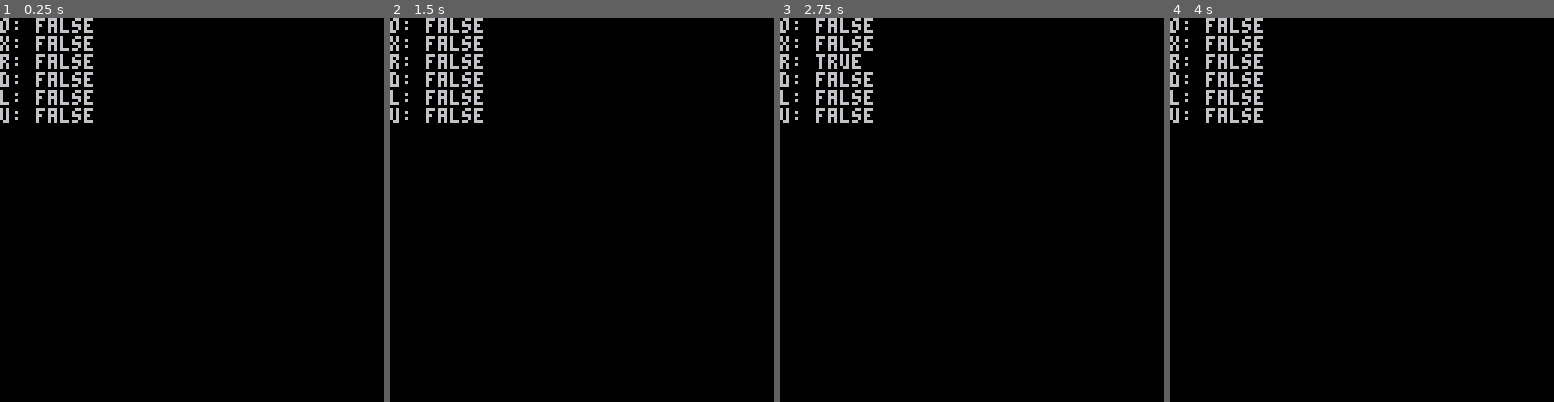
Above: before the commit, frames 1-4 (left to right).
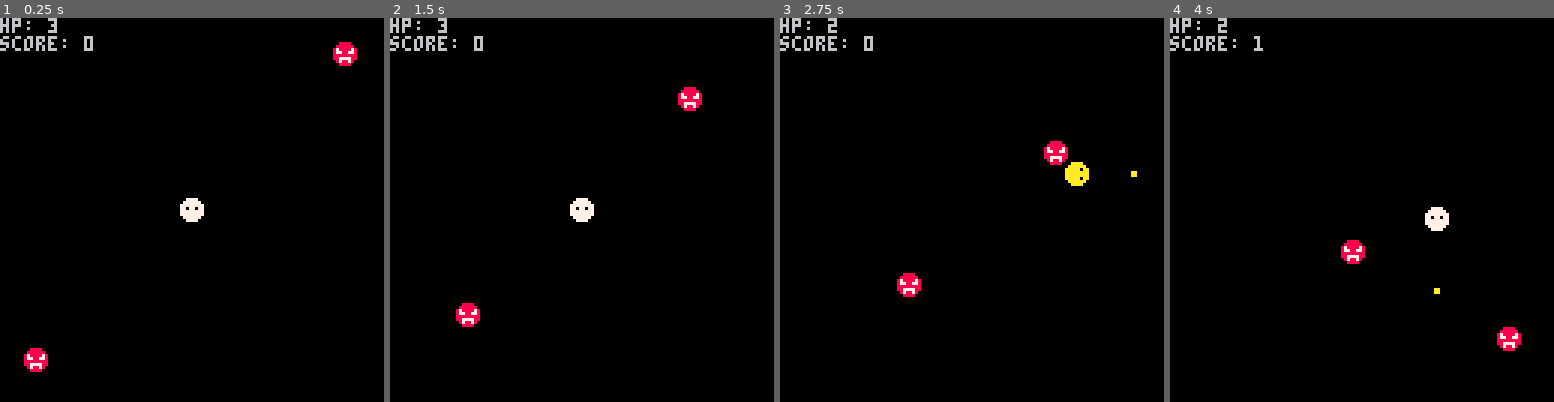
Above: after the commit, the same moments.

Repository: Bakawy/Pico_Games
Game: PICO-8 cartridge shooty_game.p8
Same seed, same stepped clock (60 frames per second), same inputs: the game is played once before the commit and once after it.
Inputs:
- Up to frame 1 (0.25 s): no input
- Up to frame 2 (1.5 s): tap X (X key) at 0.33, 1.07 s; tap O (Z key) at 0.7 s
- Up to frame 3 (2.75 s): hold Right 1.6-2.1 s; tap O (Z key) at 1.7, 2.1, 2.5 s; tap X (X key) at 1.85 s; hold Up 2.15-2.42 s; hold Right from 2.47 s (still down)
- Up to frame 4 (4 s): tap O (Z key) at 2.9, 3.3, 3.7 s; tap X (X key) at 2.97 s; release Right at 3.03 s; hold Left 3.08-3.58 s; hold Down 3.63-3.97 s

The runs differ from the first frame. In frame 1, 3.0% of the frame differs, in the area x 0-93%, y 0-93%; in frame 2, 3.0%; in frame 3, 3.0%; in frame 4, 3.1%, in the area x 0-92%, y 0-87%.

Commit message:
worked on shooty game

Diff:
--- a/beat_horde.p8
+++ b/beat_game.p8
@@ -48,6 +48,7 @@
 function _draw()
 	cls()
 	--camera(px - 64, py - 64)
+	print("⬆️ and ⬇️ to change tempo")
 	print(bpm)
 	print(pulse)
 	print("row: "..stat(21))
--- a/shooty_game.p8
+++ b/shooty_game.p8
@@ -4,6 +4,8 @@
 function _init()
 	x=64
 	y=64
+	hp=3
+	facing={x="n",y="n"}
 	input={
 		l=false,
 		r=false,
@@ -12,18 +14,36 @@
 		o=false,
 		x=false
 	}
+	isshoot=false
+	isdead=false
+	shootcooldown=0
+	iframes=0
+	killcount=0
+
+	bullets={}
+	enemies={}
 end
 
 function _update60()
 	checkinput()
-	moveplayer()
+	if not isdead then
+		moveplayer()
+		if isshoot then playershoot() end
+	end
+	moveenemies()
+	movebullets()
+	if #enemies<flr(2+killcount/10) then spawnenemy() end
+	checkcollisions()
 end
 
 function _draw()
 	cls()
-	for i,b in pairs(input) do
-		print(""..i..": "..tostring(b))
-	end
+	drawbullets()
+	drawenemies()
+	if not isdead then drawplayer() end
+	print("hp: "..hp)
+	print("score: "..killcount)
+	--drawdebug()
 end
 -->8
 function checkinput()
@@ -56,15 +76,186 @@
 end
 
 function moveplayer()
+	local speed = 0.75
+	isshoot = input.o
+	shootcooldown -= 1
+	iframes -= 1
+
+	if isshoot and facing.x=="n" and facing.y=="n" then facing={x="r",y="n"} end
+
+	if not isshoot then
+		facing={x="n",y="n"}
+		if input.r then
+			facing.x = "r"
+		elseif input.l then
+			facing.x = "l"
+		end
+		if input.u then
+			facing.y = "u"
+		elseif input.d then
+			facing.y = "d"
+		end
+	end
+
+	local dx=0
+	local dy=0
+	if input.r then dx += 1 end
+	if input.l then dx -= 1 end
+	if input.u then dy += 1 end
+	if input.d then dy -= 1 end
+	if dx~=0 or dy~=0 then
+		local dir=atan2(dx,dy)
+		x += speed*cos(dir)
+		y -= speed*sin(dir)
+	end
+end
+
+function playershoot()
+	local dx=0
+	local dy=0
+	local firerate=0.25 --seconds per shot
+
+	if shootcooldown>0 then return
+	else shootcooldown=firerate*60 end
+
+	if facing.x=="r" then dx=1
+	elseif facing.x=="l" then dx=-1 end
+	if facing.y=="u" then dy=1
+	elseif facing.y=="d" then dy=-1 end
+
+	shoot(x, y, atan2(dx, dy))
+end
+-->8
+function shoot(x, y, dir)
+	sfx(0)
+	add(bullets, {
+		x=x,
+		y=y,
+		dir=dir,
+	})
+end
+
+function movebullets()
+	local speed = 2
+	for b in all(bullets) do
+		b.x += speed * cos(b.dir)
+		b.y -= speed * sin(b.dir)
+
+		if b.x>128 or b.x<0 or b.y>128 or b.y<0 then
+			del(bullets, b)
+		end
+	end
+end
+-->8
+function spawnenemy()
+	add(enemies, {
+		x=rnd({10,118}),
+		y=rnd({10,118}),
+		hp=1,
+	})
+end
+
+function moveenemies()
+	local speed = 1/3
+	for e in all(enemies) do
+		local variance = 1/3
+		local dir=atan2(x-e.x,y-e.y) + rnd(variance)-variance/2
+		e.x += speed * cos(dir)
+		e.y += speed * sin(dir)
+	end
+end
+-->8
+function collide(a, b)
+	return a.x < b.x + b.w and
+	       a.x + a.w > b.x and
+	       a.y < b.y + b.h and
+	       a.y + a.h > b.y
+end
+
+function checkcollisions()
+	--bullet to enemy
+	for b in all(bullets) do
+		for e in all(enemies) do
+			if collide({x=b.x,y=b.y,w=2,h=2}, {x=e.x,y=e.y,w=8,h=8}) then
+				del(bullets, b)
+				e.hp -= 1
+				if e.hp <= 0 then
+					killcount += 1
+					sfx(2)
+					del(enemies, e)
+				end
+			end
+		end
+	end
+	if isdead or iframes > 0 then return end
+	--enemy to player
+	for e in all(enemies) do
+		if collide({x=e.x,y=e.y,w=8,h=8}, {x=x,y=y,w=8,h=8}) then
+			hp -= 1
+			iframes = 60
+			if hp <= 0 then isdead = true end
+			sfx(1)
+		end
+	end
+end
+-->8
+function drawplayer()
+	local spr_id = 4         -- idle
+	local flip_x = false
+	local flip_y = false
+
+	-- diagonal check comes first
+	if facing.x ~= "n" and facing.y ~= "n" then
+		spr_id = 3
+		flip_x = (facing.x == "l")
+		flip_y = (facing.y == "d")
+
+	elseif facing.x == "r" then
+		spr_id = 1
+	elseif facing.x == "l" then
+		spr_id = 1
+		flip_x = true
+	elseif facing.y == "u" then
+		spr_id = 2
+	elseif facing.y == "d" then
+		spr_id = 2
+		flip_y = true
+	end
+
+	if iframes>0 then pal({[7]=10}) end
+
+	spr(spr_id, x-4, y-4, 1, 1, flip_x, flip_y)
+	pal()
+end
+
+function drawenemies()
+	for e in all(enemies) do
+		spr(6, e.x-4, e.y-4)
+	end
+end
+
+function drawbullets()
+	for b in all(bullets) do
+		spr(5, b.x-4, b.y-4)
+	end
+end
+
+function drawdebug()
+	for i,b in pairs(input) do
+		print(""..i..": "..tostring(b))
+	end
+	print(facing.x..facing.y)
 end
 __gfx__
-00000000007777000000000000000000000000000000000000000000000000000000000000000000000000000000000000000000000000000000000000000000
-00000000077777700000000000000000000000000000000000000000000000000000000000000000000000000000000000000000000000000000000000000000
-00700700777770770000000000000000000000000000000000000000000000000000000000000000000000000000000000000000000000000000000000000000
-00077000777777770000000000000000000000000000000000000000000000000000000000000000000000000000000000000000000000000000000000000000
-00077000777777770000000000000000000000000000000000000000000000000000000000000000000000000000000000000000000000000000000000000000
-00700700777770770000000000000000000000000000000000000000000000000000000000000000000000000000000000000000000000000000000000000000
-00000000077777700000000000000000000000000000000000000000000000000000000000000000000000000000000000000000000000000000000000000000
-00000000007777000000000000000000000000000000000000000000000000000000000000000000000000000000000000000000000000000000000000000000
-
-
+00000000007777000077770000777700007777000000000000888800000000000000000000000000000000000000000000000000000000000000000000000000
+00000000077777700777777007770770077777700000000008888880000000000000000000000000000000000000000000000000000000000000000000000000
+00700700777770777707707777777777777777770000000087888878000000000000000000000000000000000000000000000000000000000000000000000000
+0007700077777777777777777777770777077077000aa00087788778000000000000000000000000000000000000000000000000000000000000000000000000
+0007700077777777777777777777777777777777000aa00088888888000000000000000000000000000000000000000000000000000000000000000000000000
+00700700777770777777777777777777777777770000000088777788000000000000000000000000000000000000000000000000000000000000000000000000
+00000000077777700777777007777770077777700000000008788780000000000000000000000000000000000000000000000000000000000000000000000000
+00000000007777000077770000777700007777000000000000888800000000000000000000000000000000000000000000000000000000000000000000000000
+…(4 lines of a section not shown)…
Not shown, changed: the sound effects (__sfx__) section of shooty_game.p8
